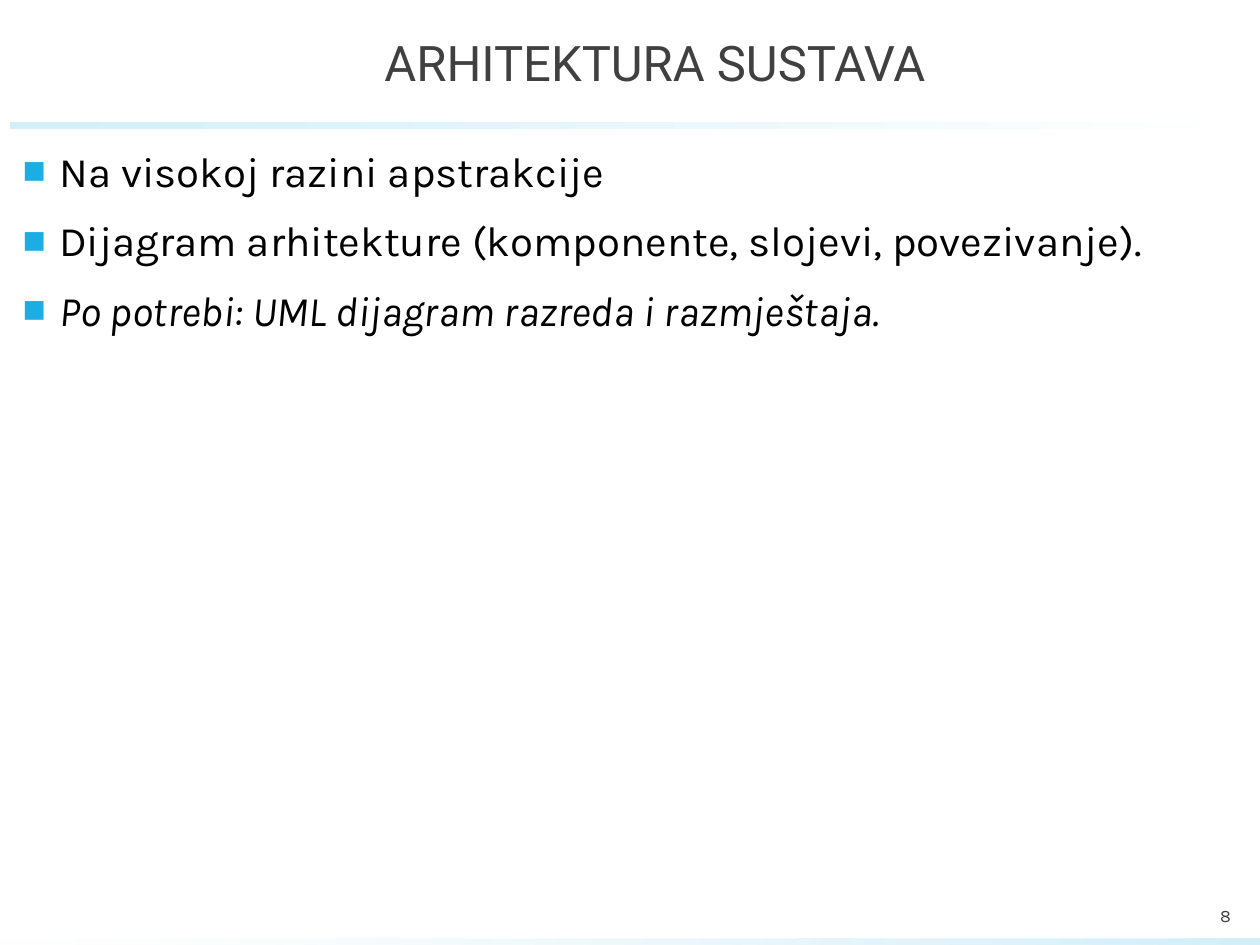
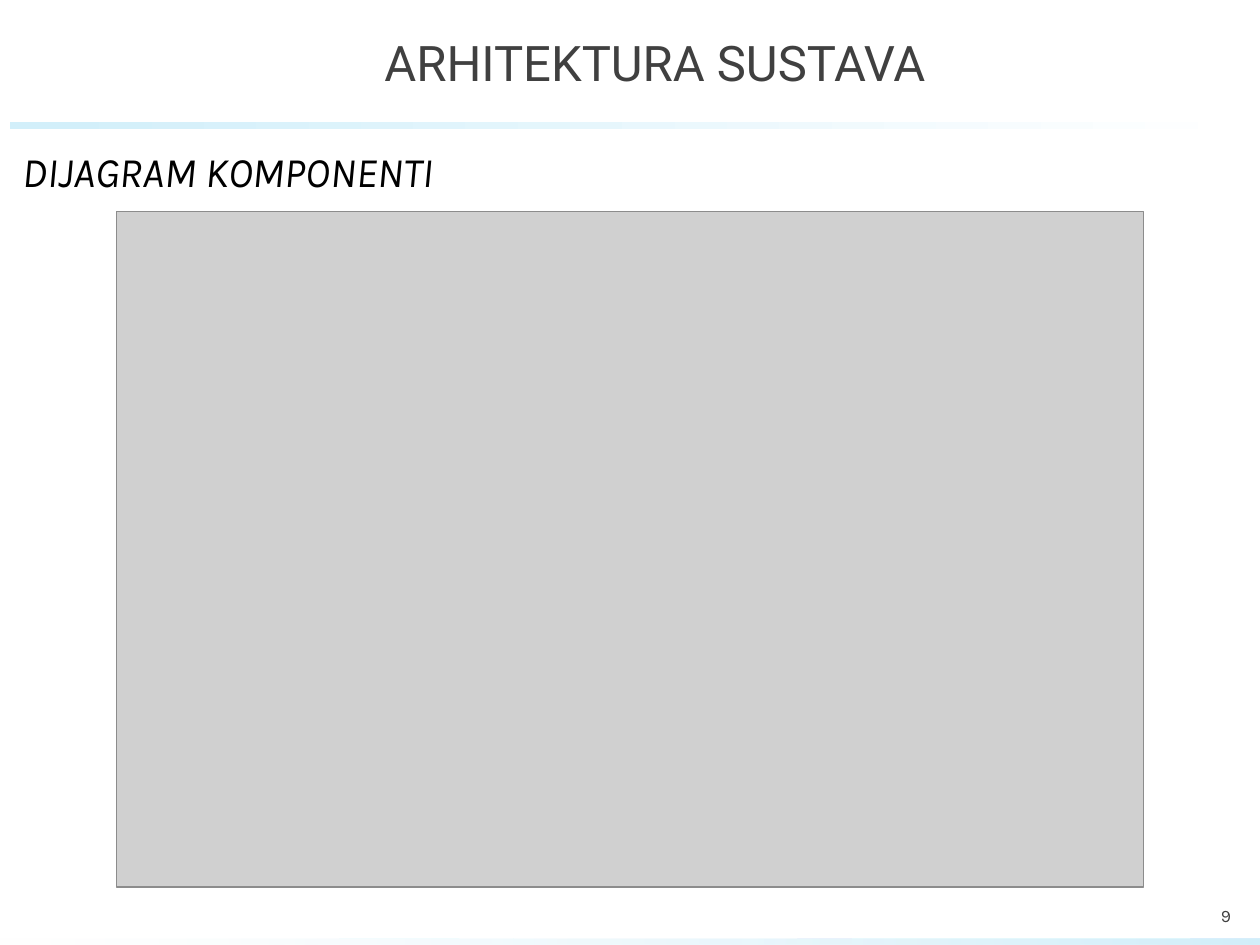
Before and after one commit to rokoKnin/ProgiG03.3_JuliusMeinl, a slide deck: slide 9 of documentation/PROINZ_TG03.3_Bluedilla.pptx (slide 8 before the commit). Drawn at 1260x945 pixels with LibreOffice and Linux fonts; fonts in the diff are those of the drawing; grey boxes stand for pictures; background and template pictures are left out. Boxes give left, top, right and bottom in pixels: in the first picture for what was removed or moved away, otherwise in the second. Text is boxed around its words. In the diff, an @@ line names an element or a change of style, - is before the commit and + after.

```diff
--- a/documentation/PROINZ_TG03.3_Bluedilla.pptx
+++ b/documentation/PROINZ_TG03.3_Bluedilla.pptx
@@ text at <box>23,160,432,188</box>: text changed; italic on @@
-■ Na visokoj razini apstrakcije
-■ Dijagram arhitekture (komponente, slojevi, povezivanje).
-■ Po potrebi: UML dijagram razreda i razmještaja.
+DIJAGRAM KOMPONENTI
@@ picture added at <box>116,212,1143,887</box> @@
@@ page number at <box>1221,911,1231,922</box>: text changed @@
-8
+9
```
Also in this commit, not shown: 6 other slides changed, 10 slides added, 7 slides removed, 2 other files.
